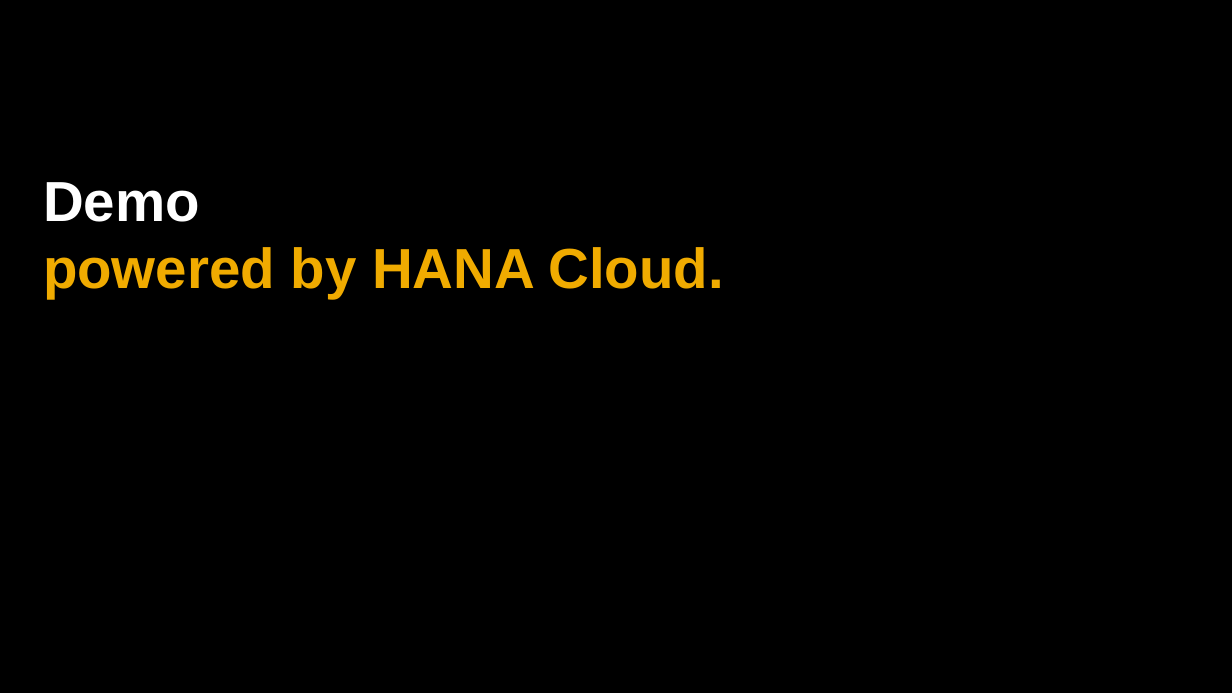
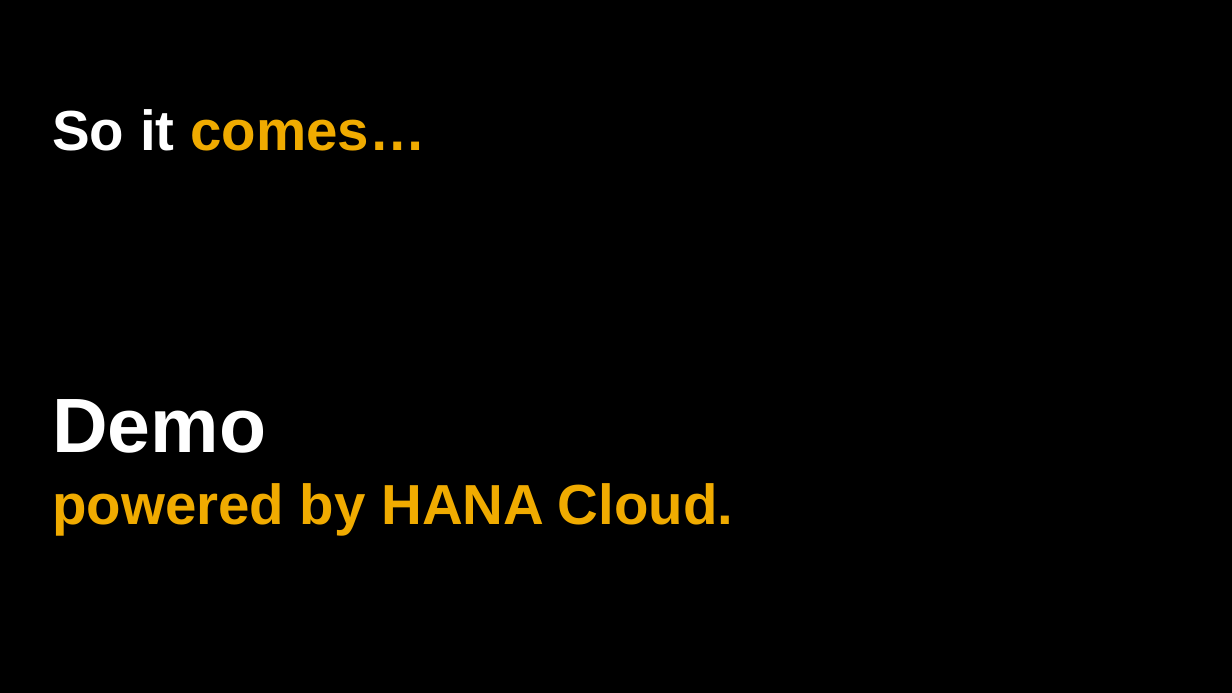
Before and after one commit to Ahaan17Saroch/Queue-Manager-Cloud-Dispatcher, a slide deck: slide 9 of SAP_2017_16x9_black_and_white.pptx (slide 23 before the commit). Drawn at 1232x693 pixels with LibreOffice and Linux fonts; fonts in the diff are those of the drawing. Boxes give left, top, right and bottom in pixels: in the first picture for what was removed or moved away, otherwise in the second. Text is boxed around its words. In the diff, an @@ line names an element or a change of style, - is before the commit and + after.

```diff
--- a/SAP_2017_16x9_black_and_white.pptx
+++ b/SAP_2017_16x9_black_and_white.pptx
@@ title added at (52,109,426,151), 44 pt, text #F0AB00, bold @@
+So it comes…
@@ text "Demo powered by HANA Cloud.": place and size @@
-text "Demo powered by HANA Cloud." at (43,182,724,299)
+text "Demo powered by HANA Cloud." at (52,399,733,534)
@@ text "Demo powered by HANA Cloud." at (52,399,733,534): size 44 to 60 pt in "Demo" @@
```
Also in this commit, not shown: 5 other slides changed, 3 slides added, 17 slides removed, 1 other file.
